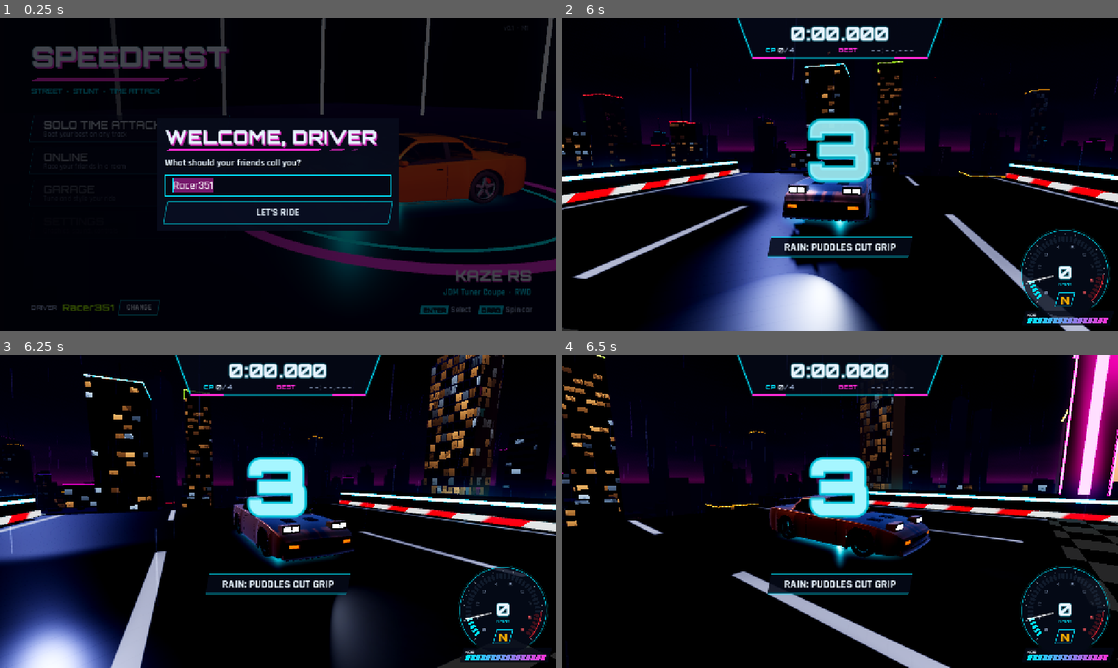
Above: before the commit, frames 1-4 (two rows, left to right).
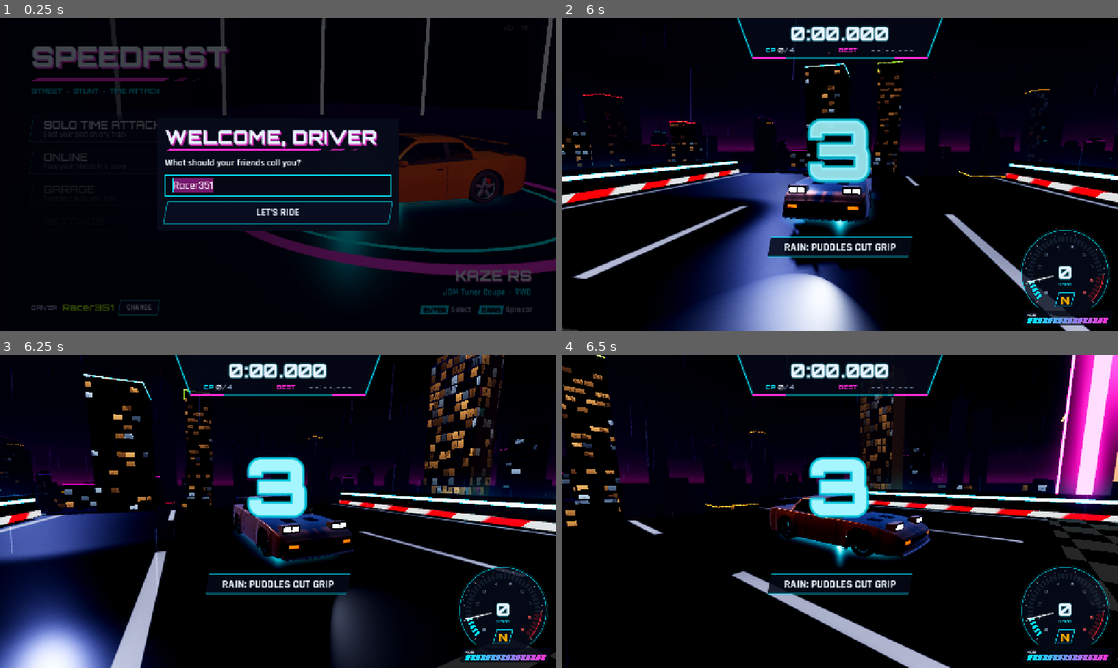
Above: after the commit, the same moments.

Repository: khanhonthetrack/speedfest
Game: Godot game, scene res://ui/main_menu.tscn
The game is run twice, just before and just after one commit, with the same random seed, the same clock (stepped at 60 frames per second) and the same inputs.
Inputs (mouse positions are in pixels of both pictures, inside the frame that each line leads up to):
- Up to frame 1 (0.25 s): no input
- Up to frame 2 (6 s): tap Enter at 0.5, 5.1 s; move the mouse to (962, 158) at 0.52 s; hold D (steer_right) 0.53-1.25 s; hold C (camera_cycle) 0.53-1.25 s; click (962, 158) at 0.67 s; drag from (728, 190) to (812, 237) at 1.27 s; move the mouse to (895, 105) at 2.02 s; hold D (steer_right) 2.03-2.75 s; hold Q (look_back) 2.03-2.75 s; drag from (812, 237) to (673, 127) at 2.77 s; move the mouse to (1006, 221) at 3.52 s; hold A (steer_left) 3.53-4.25 s; tap N at 3.6 s; drag from (673, 127) to (756, 96) at 4.27 s; move the mouse to (867, 174) at 5.02 s; hold S (brake) 5.03-5.75 s; click (867, 174) at 5.17 s; click (667, 183) at 5.77 s
- Up to frame 3 (6.25 s): no input
- Up to frame 4 (6.5 s): no input

Frames 1-3 are identical in both runs. In frame 4, 3.6% of the frame differs, in the area x 88-100%, y 0-48%.

Commit message:
tracks: solid Trackmania-style checkpoint gates (lit pillars with collision, CHECKPOINT n/N sign, road light); track_view cp:N views
Co-Authored-By: Claude Opus 5.5 <noreply@anthropic.com>
Claude-Session: https://claude.ai/code/session_01B2557cfMsCmUR7NCyj37k8

Diff:
--- a/game/tests/tracks/track_view.gd
+++ b/game/tests/tracks/track_view.gd
@@ -6,6 +6,7 @@
 ##   chase:D       chase camera 9 m behind and 4 m above D
 ##   side:D        side view of D (from the right, 40 m out)
 ##   orbit:D       elevated three-quarter view of D (good for stunts)
+##   cp:N          chase view 22 m before checkpoint N (0-based; "cp:finish" for the finish gate)
 ## Each view is held for a few frames, then saved as <out>/<tag>_<i>.png.
 
 var track: Track
@@ -67,6 +68,12 @@
 		return
 	var parts := v.split(":")
 	var d := float(parts[1]) if parts.size() > 1 else 0.0
+	if parts[0] == "cp":
+		var gd: float = track.finish_distance if parts[1] == "finish" else track.checkpoint_distances[int(parts[1])]
+		var g := p.sample_transform(gd - 22.0)
+		cam.global_position = g.origin + g.basis.y * 3.2 + g.basis.x * 2.5
+		cam.look_at(p.sample_transform(gd).origin + p.sample_transform(gd).basis.y * 3.5, g.basis.y)
+		return
 	var f := p.sample_transform(d)
 	match parts[0]:
 		"drive":
--- a/game/tracks/track.gd
+++ b/game/tracks/track.gd
@@ -120,7 +120,7 @@
 	gate_root.name = "Gates"
 	add_child(gate_root)
 	for i in checkpoint_count:
-		var area := _make_gate(gate_root, checkpoint_distances[i], "cp")
+		var area := _make_gate(gate_root, checkpoint_distances[i], "cp", true, i)
 		area.name = "Checkpoint%d" % i
 		area.body_entered.connect(_on_checkpoint_body.bind(i))
 		gates.append(area)
@@ -136,56 +136,93 @@
 		_build_line(gate_root, finish_distance)
 
 
-func _make_gate(parent: Node3D, d: float, kind: String, with_area := true) -> Area3D:
+## Checkpoint / start / finish gate (Trackmania-style, owner feedback session 4: gates must look
+## and feel solid, not like a see-through neon outline). Light painted-metal pillars on concrete
+## footings with collision, a crossbar carrying a backlit sign ("CHECKPOINT 2/4", "FINISH"),
+## colored light strips, and on Forward+ (quality >= 2) a light that washes the road under it.
+## The crossbar only gets collision away from jumps, so no flight path can clip it.
+func _make_gate(parent: Node3D, d: float, kind: String, with_area := true, cp_index := -1) -> Area3D:
 	var f := path.sample_transform(d)
 	var hw := path.width_at(d) * 0.5
 	var root := Node3D.new()
 	root.transform = f
 	parent.add_child(root)
-	# arch visual
-	var frame := TrackBuilder.Acc.new()
-	var neon := TrackBuilder.Acc.new()
-	var banner := TrackBuilder.Acc.new()
-	var px := hw + TrackBuilder.WALL_GAP + 1.5
-	var top := 7.6
-	var pw := 1.5
-	var bh := 2.2
+	var accent := _gate_accent(kind)
+	var px := hw + TrackBuilder.WALL_GAP + 1.5     # pillar centre
+	var pw := 1.6                                  # pillar width
+	var top := 7.6                                 # crossbar underside
+	var bh := 2.6                                  # crossbar height
+	var bd := 1.3                                  # crossbar depth
+	var body := TrackBuilder.Acc.new()
+	var foot := TrackBuilder.Acc.new()
+	var strip := TrackBuilder.Acc.new()
+	var sign := TrackBuilder.Acc.new()
+	var pillar_h := top + bh + 1.0
 	for sx in [-1.0, 1.0]:
-		frame.box(Transform3D(Basis.IDENTITY, Vector3(sx * px, top * 0.5 - 0.6, 0)), Vector3(pw, top + 1.2, pw))
-		# neon on the inner face and on the front/back edges of each pillar
-		neon.box(Transform3D(Basis.IDENTITY, Vector3(sx * (px - pw * 0.5 - 0.02), top * 0.5 - 0.4, 0)), Vector3(0.06, top + 0.2, 0.35))
+		body.box(Transform3D(Basis.IDENTITY, Vector3(sx * px, pillar_h * 0.5 - 1.0, 0)), Vector3(pw, pillar_h, pw))
+		foot.box(Transform3D(Basis.IDENTITY, Vector3(sx * px, -0.2, 0)), Vector3(pw + 0.8, 1.6, pw + 0.8))
+		# light strips: full height on the road-facing side, plus the front and back faces
+		strip.box(Transform3D(Basis.IDENTITY, Vector3(sx * (px - pw * 0.5 - 0.03), top * 0.5 + 0.3, 0)), Vector3(0.06, top - 0.6, 0.5))
 		for sz in [-1.0, 1.0]:
-			neon.box(Transform3D(Basis.IDENTITY, Vector3(sx * (px - pw * 0.5 + 0.08), top * 0.5 - 0.4, sz * (pw * 0.5 + 0.02))), Vector3(0.14, top + 0.2, 0.06))
-	frame.box(Transform3D(Basis.IDENTITY, Vector3(0, top + bh * 0.5 - 0.2, 0)), Vector3(px * 2.0 + pw, bh, pw))
-	neon.box(Transform3D(Basis.IDENTITY, Vector3(0, top - 0.24, 0)), Vector3(px * 2.0 - pw, 0.06, 0.6))
+			strip.box(Transform3D(Basis.IDENTITY, Vector3(sx * px, top * 0.5 + 0.3, sz * (pw * 0.5 + 0.03))), Vector3(0.42, top - 0.6, 0.06))
+	var span := px * 2.0 + pw
+	body.box(Transform3D(Basis.IDENTITY, Vector3(0, top + bh * 0.5, 0)), Vector3(span, bh, bd))
 	for sz in [-1.0, 1.0]:
-		neon.box(Transform3D(Basis.IDENTITY, Vector3(0, top + bh - 0.32, sz * (pw * 0.5 + 0.02))), Vector3(px * 2.0 + pw - 0.2, 0.12, 0.06))
-		neon.box(Transform3D(Basis.IDENTITY, Vector3(0, top - 0.08, sz * (pw * 0.5 + 0.02))), Vector3(px * 2.0 + pw - 0.2, 0.12, 0.06))
-	if kind != "cp":
-		banner.box(Transform3D(Basis.IDENTITY, Vector3(0, top + bh * 0.5 - 0.2, 0)), Vector3(px * 2.0 - pw - 0.4, bh - 0.6, pw + 0.06), 1.0)
+		# backlit sign panel on both faces, framed by light strips top and bottom
+		sign.box(Transform3D(Basis.IDENTITY, Vector3(0, top + bh * 0.5, sz * (bd * 0.5 + 0.02))), Vector3(span - pw * 2.0 - 0.3, bh - 0.55, 0.04))
+		strip.box(Transform3D(Basis.IDENTITY, Vector3(0, top + 0.12, sz * (bd * 0.5 + 0.03))), Vector3(span - 0.2, 0.12, 0.06))
+		strip.box(Transform3D(Basis.IDENTITY, Vector3(0, top + bh - 0.12, sz * (bd * 0.5 + 0.03))), Vector3(span - 0.2, 0.12, 0.06))
+	strip.box(Transform3D(Basis.IDENTITY, Vector3(0, top - 0.03, 0)), Vector3(span - pw * 2.0, 0.06, bd - 0.3))
 	var mesh := ArrayMesh.new()
-	frame.commit(mesh, TrackBuilder.material("metal_dark"))
-	var neon_key := "neon_cyan" if kind == "cp" else "neon_magenta"
-	if theme == "coast":
-		neon_key = "neon_orange" if kind == "cp" else "neon_magenta"
-	neon.commit(mesh, TrackBuilder.material(neon_key))
-	if not banner.is_empty():
-		banner.commit(mesh, TrackBuilder.shader_material("res://shaders/track_neon.gdshader", {
-			"color": Color(1, 1, 1), "energy": 1.4, "checker": 1.0, "checker_scale": Vector2(1.0, 0.65)}))
+	body.commit(mesh, _gate_body_material(accent))
+	foot.commit(mesh, TrackBuilder.material("concrete"))
+	strip.commit(mesh, TrackBuilder.material(_gate_neon_key(kind)))
+	sign.commit(mesh, _gate_sign_material(accent, kind))
 	var mi := MeshInstance3D.new()
 	mi.mesh = mesh
 	mi.name = "Arch"
 	root.add_child(mi)
-	if kind != "cp":
-		var lbl := Label3D.new()
-		lbl.text = "FINISH" if (kind == "finish" and not is_circuit) else ("START" if kind == "start" else "START  ·  FINISH")
-		lbl.font_size = 96
-		lbl.pixel_size = 0.016
-		lbl.outline_size = 18
-		lbl.modulate = Color(1, 1, 1)
-		lbl.outline_modulate = Color(0.05, 0.0, 0.1)
-		lbl.position = Vector3(0, top + bh * 0.5 - 0.2, pw * 0.5 + 0.08)
-		root.add_child(lbl)
+	var lbl := Label3D.new()
+	match kind:
+		"cp":
+			lbl.text = "CHECKPOINT  %d/%d" % [cp_index + 1, checkpoint_count] if cp_index >= 0 else "CHECKPOINT"
+		"start":
+			lbl.text = "START"
+		_:
+			lbl.text = "FINISH" if not is_circuit else "START  ·  FINISH"
+	var f_heavy: Variant = load("res://assets/fonts/orbitron-latin-900-normal.woff2")
+	if f_heavy is Font:
+		lbl.font = f_heavy
+	lbl.font_size = 96
+	lbl.pixel_size = 0.0115 if kind == "cp" else 0.016
+	lbl.outline_size = 14
+	lbl.modulate = Color(1, 1, 1)
+	lbl.outline_modulate = Color(accent.darkened(0.55), 1.0)
+	lbl.shaded = false
+	lbl.double_sided = false
+	lbl.position = Vector3(0, top + bh * 0.5, bd * 0.5 + 0.07)
+	root.add_child(lbl)
+	# solid: cars hit the pillars and footings (and the crossbar, away from jumps)
+	var sb := StaticBody3D.new()
+	sb.name = "GateBody"
+	sb.collision_layer = TrackBuilder.LAYER_WORLD
+	sb.collision_mask = 0
+	for sx in [-1.0, 1.0]:
+		_gate_box(sb, Vector3(sx * px, pillar_h * 0.5 - 1.0, 0), Vector3(pw, pillar_h, pw))
+		_gate_box(sb, Vector3(sx * px, -0.2, 0), Vector3(pw + 0.8, 1.6, pw + 0.8))
+	if not _near_jump(d):
+		_gate_box(sb, Vector3(0, top + bh * 0.5, 0), Vector3(span, bh, bd))
+	root.add_child(sb)
+	if not Settings.is_compat() and Settings.quality >= 2:
+		var light := OmniLight3D.new()
+		light.name = "GateLight"
+		light.light_color = accent.lerp(Color.WHITE, 0.35)
+		light.light_energy = 2.2
+		light.omni_range = 16.0
+		light.omni_attenuation = 1.4
+		light.shadow_enabled = false
+		light.position = Vector3(0, top - 1.2, 0)
+		root.add_child(light)
 	if not with_area:
 		return null
 	var area := Area3D.new()
@@ -202,6 +239,74 @@
 	root.add_child(area)
 	area.set_meta("distance", d)
 	return area
+
+
+func _gate_box(sb: StaticBody3D, pos: Vector3, size: Vector3) -> void:
+	var cs := CollisionShape3D.new()
+	var b := BoxShape3D.new()
+	b.size = size
+	cs.shape = b
+	cs.position = pos
+	sb.add_child(cs)
+
+
+## True when a jump or gap is within 60 m before (or 10 m after) distance d: cars may be airborne.
+func _near_jump(d: float) -> bool:
+	for g in data.get("gaps", []):
+		if d >= float(g[0]) - 10.0 and d <= float(g[1]) + 60.0:
+			return true
+	for z in path.zones:
+		if String(z.get("kind", "")) in ["jump", "loop"] and d >= float(z["from"]) - 10.0 and d <= float(z["to"]) + 60.0:
+			return true
+	return false
+
+
+func _gate_accent(kind: String) -> Color:
+	if kind != "cp":
+		return Color(1.0, 0.17, 0.84)                    # magenta start/finish
+	return Color(1.0, 0.55, 0.1) if theme == "coast" else Color(0.0, 0.9, 1.0)
+
+
+func _gate_neon_key(kind: String) -> String:
+	if kind != "cp":
+		return "neon_magenta"
+	return "neon_orange" if theme == "coast" else "neon_cyan"
+
+
+static var _gate_mats: Dictionary = {}
+
+
+## Light painted metal with a faint self-glow so the gate reads as a solid object at night.
+func _gate_body_material(accent: Color) -> Material:
+	var key := "body_%s_%s" % [accent.to_html(), Settings.is_compat()]
+	if not _gate_mats.has(key):
+		var m := StandardMaterial3D.new()
+		m.albedo_color = Color(0.86, 0.87, 0.9)
+		m.metallic = 0.35
+		m.roughness = 0.4
+		m.emission_enabled = true
+		m.emission = Color(0.85, 0.88, 0.95).lerp(accent, 0.15)
+		m.emission_energy_multiplier = 0.18 if Settings.is_compat() else 0.1
+		_gate_mats[key] = m
+	return _gate_mats[key]
+
+
+## Backlit LED sign: deep accent colour, a checker band on start/finish.
+func _gate_sign_material(accent: Color, kind: String) -> Material:
+	var key := "sign_%s_%s" % [accent.to_html(), kind != "cp"]
+	if not _gate_mats.has(key):
+		if kind != "cp":
+			_gate_mats[key] = TrackBuilder.shader_material("res://shaders/track_neon.gdshader", {
+				"color": Color(1, 1, 1), "energy": 1.1, "checker": 1.0, "checker_scale": Vector2(1.0, 0.65)})
+		else:
+			var m := StandardMaterial3D.new()
+			m.albedo_color = accent.darkened(0.8)
+			m.emission_enabled = true
+			m.emission = accent.darkened(0.5)
+			m.emission_energy_multiplier = 0.55
+			m.roughness = 0.6
+			_gate_mats[key] = m
+	return _gate_mats[key]
 
 
 func _build_line(parent: Node3D, d: float) -> void:
Not shown, changed: docs/PLAN.md
Not shown, changed: docs/PROGRESS.md
Not shown, changed: docs/modules/tracks.md
